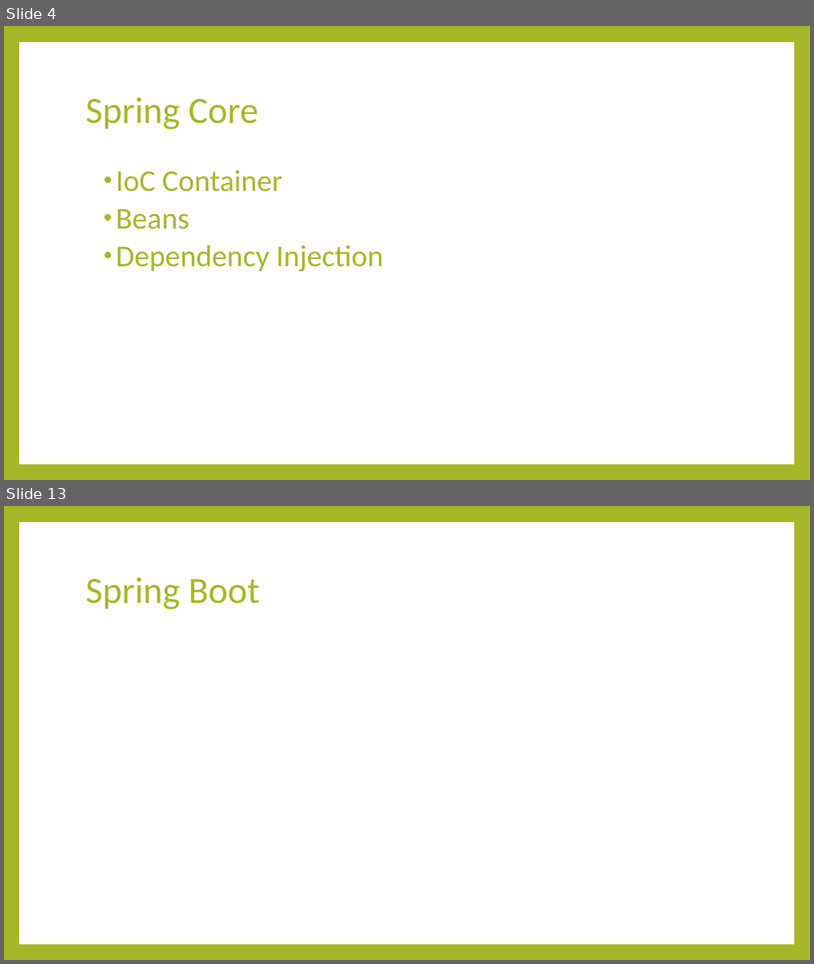
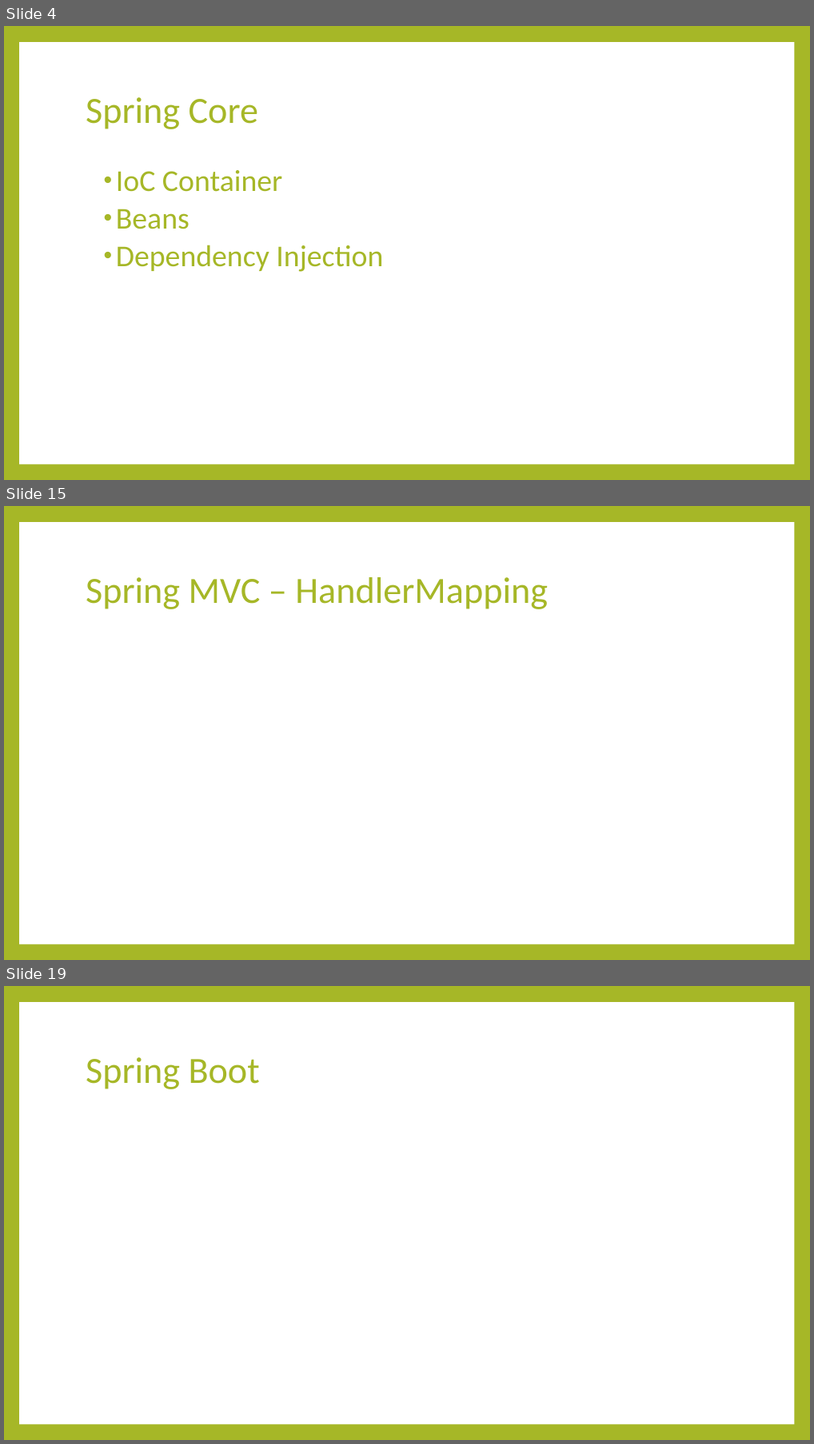
Before and after one commit to thaolt007/spring-doc, a slide deck: Spring.pptx. Shown one above the other, each under a label of ours: slides 4 and 13 before the commit, slides 4, 15 and 19 after it; the slides between them are not shown. The pictures are 814x964 and 814x1444 pixels, drawn with LibreOffice and Linux fonts; fonts in the diff are those of the drawing. Boxes give left, top, right and bottom in pixels: in the first picture for what was removed or moved away, otherwise in the second. Text is boxed around its words. In the diff, an @@ line names an element or a change of style, - is before the commit and + after.

```diff
--- a/Spring.pptx
+++ b/Spring.pptx
@@ slide 15 added at box(4, 506, 810, 960), background #A6B727; not listed: 1 template element that a slide beside it also shows @@
@@ title added at box(86, 577, 548, 609), 44 pt, text #A6B727 @@
+Spring MVC – HandlerMapping
@@ what was slide 13 is now slide 19 @@
```
Also in this commit, not shown: 8 slides changed, 5 other slides added, 3 other files.
